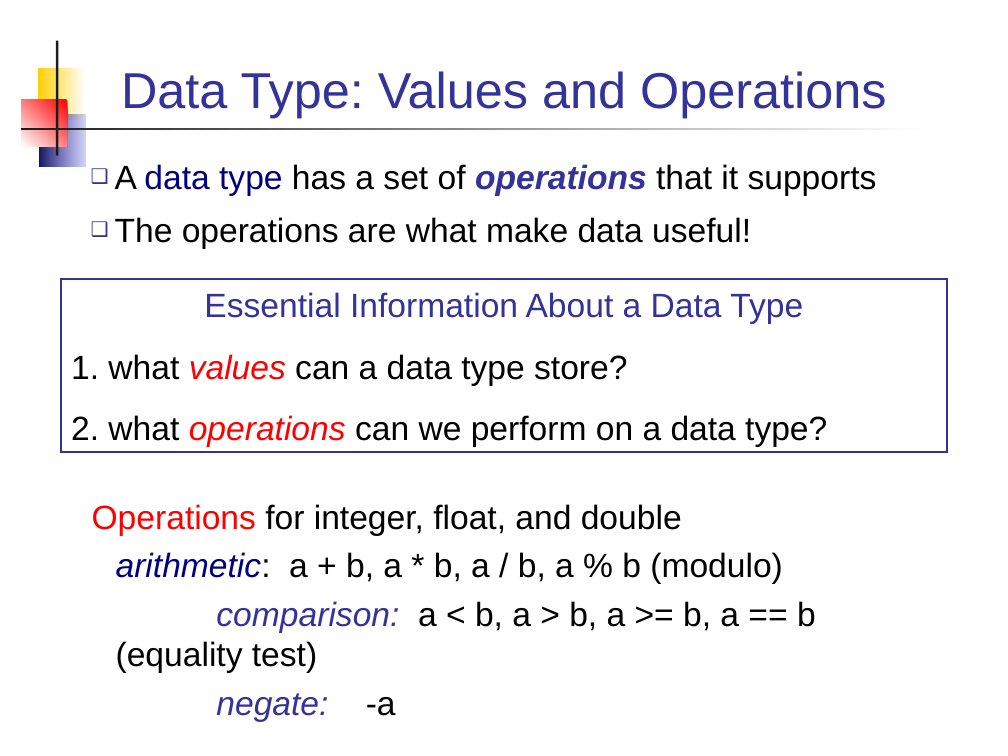
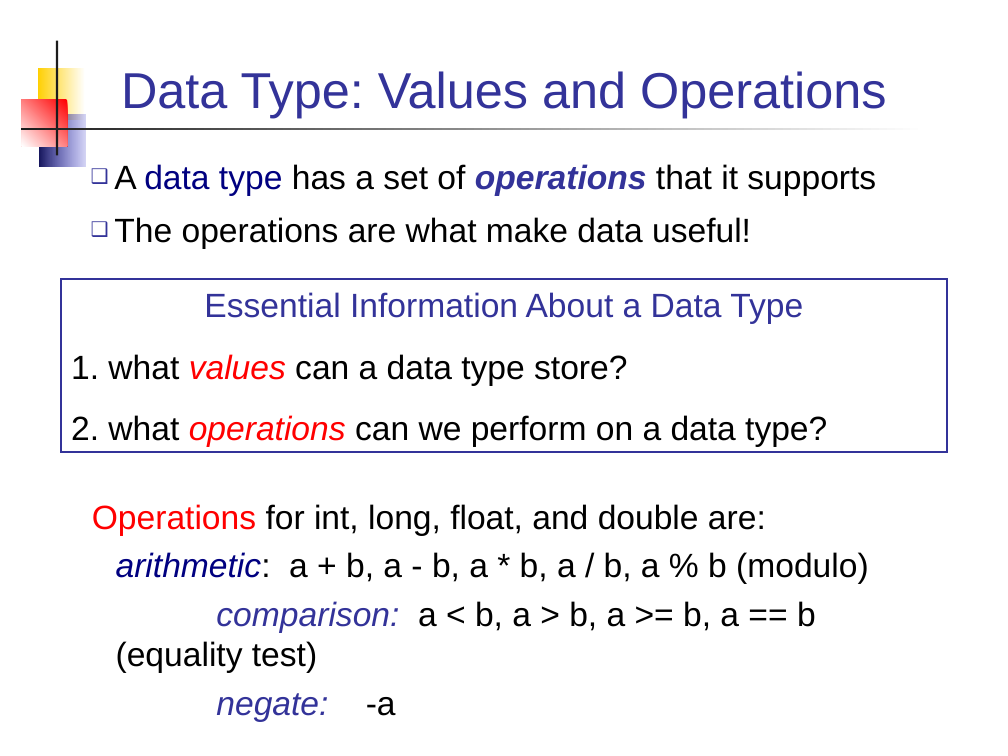
Before and after one commit to cpske/programming1, a slide deck: slide 3 of week2/3-Primitive-Datatypes.ppt. Drawn at 1008x756 pixels with LibreOffice and Linux fonts; fonts in the diff are those of the drawing. Boxes give left, top, right and bottom in pixels: in the first picture for what was removed or moved away, otherwise in the second. Text is boxed around its words. In the diff, an @@ line names an element or a change of style, - is before the commit and + after.

Commit message:
fix typos in primitives slides

```diff
--- a/week2/3-Primitive-Datatypes.ppt
+++ b/week2/3-Primitive-Datatypes.ppt
@@ text at (92, 504, 869, 584): text changed @@
-Operations for integer, float, and double
-arithmetic: a + b, a * b, a / b, a % b (modulo)
+Operations for int, long, float, and double are:
+arithmetic: a + b, a - b, a * b, a / b, a % b (modulo)
```
Also in this commit, not shown: 10 other slides changed, 1 slide added, 1 other file.
